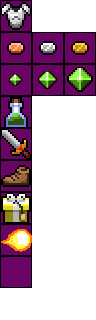
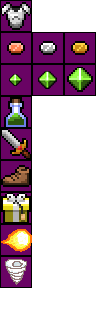
Revision of a layered (96, 320) image; what changed, layer by layer:
added layer "レイヤー 1" above "スクリーンショット 2024-01-12 163718" over left=5, top=259, right=27, bottom=285
